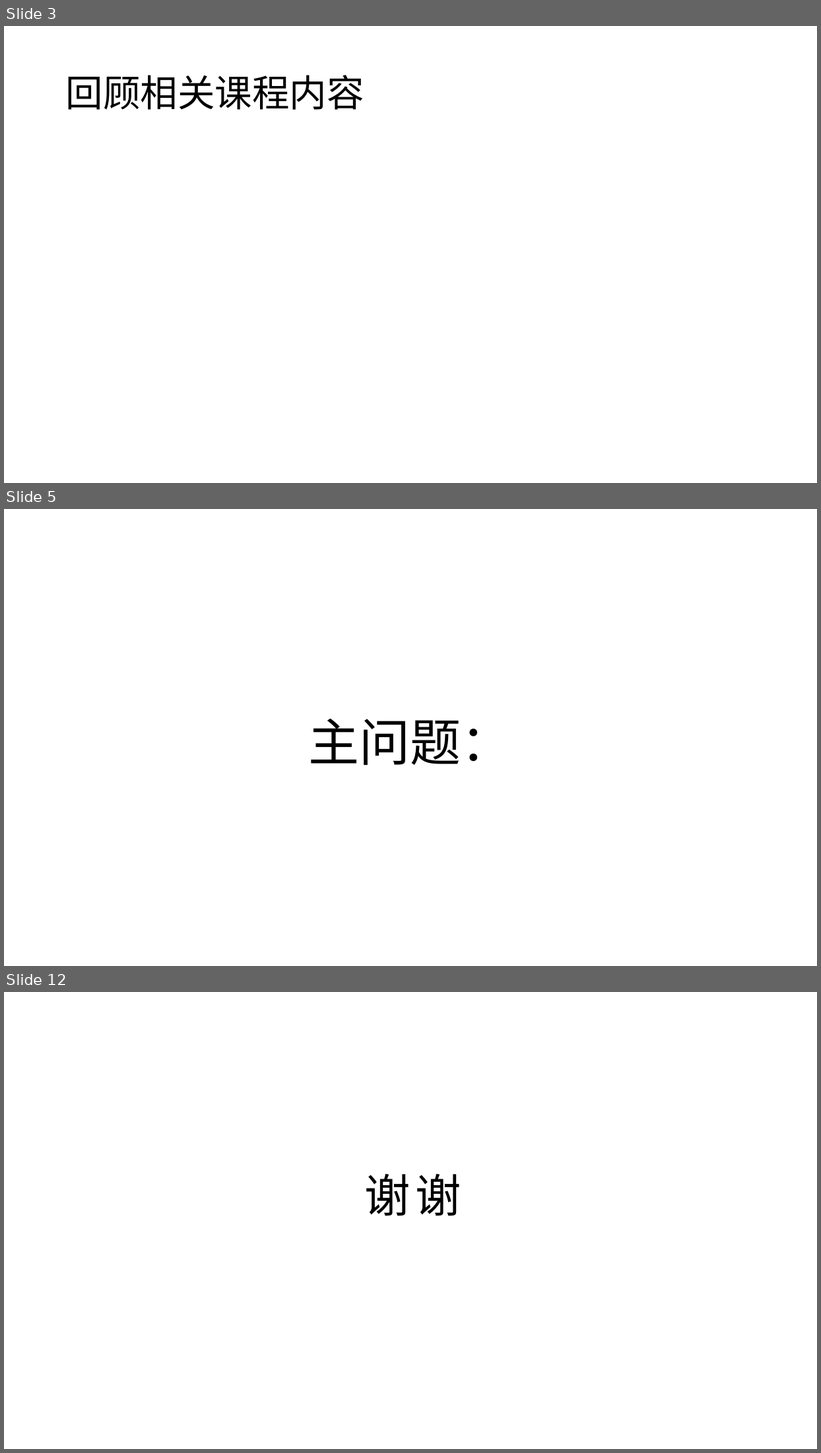
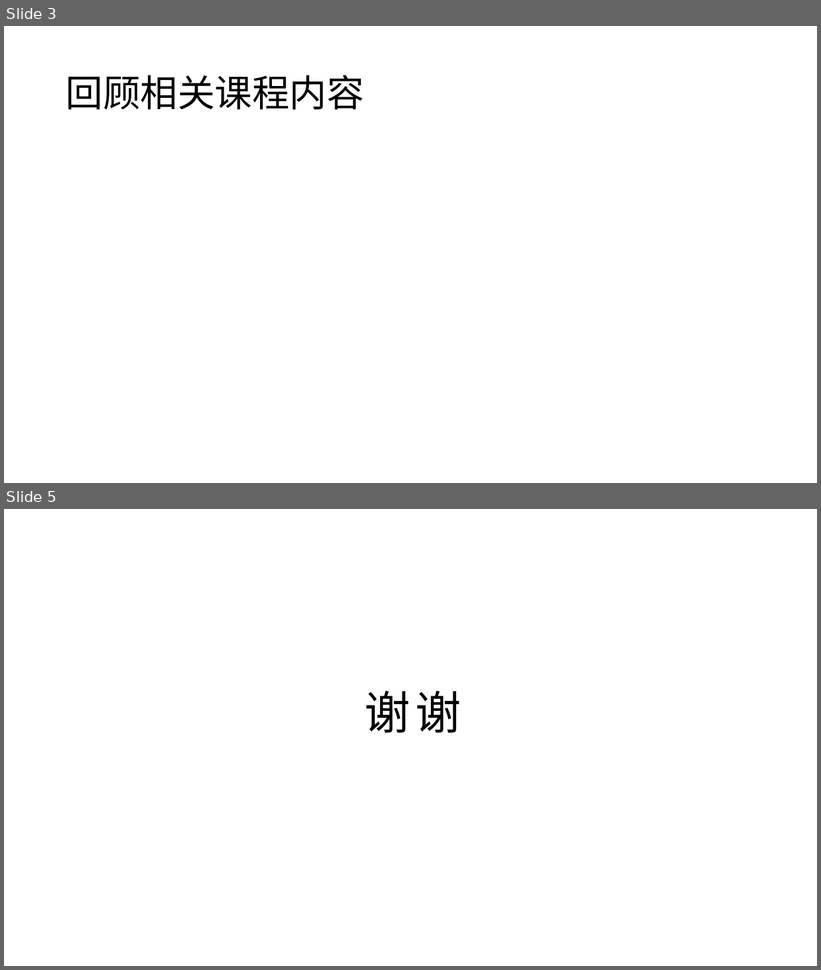
Before and after one commit to yyc-git/Course-of-Miracles, a slide deck: 模板.pptx. Shown one above the other, each under a label of ours: slides 3, 5 and 12 before the commit, slides 3 and 5 after it; the slides between them are not shown. The pictures are 821x1453 and 821x970 pixels, drawn with LibreOffice and Linux fonts; fonts in the diff are those of the drawing. Boxes give left, top, right and bottom in pixels: in the first picture for what was removed or moved away, otherwise in the second. Text is boxed around its words. In the diff, an @@ line names an element or a change of style, - is before the commit and + after.

```diff
--- a/模板.pptx
+++ b/模板.pptx
@@ slide 5 removed at box(4, 509, 817, 966), background #FFFFFF @@
@@ title removed at box(309, 718, 512, 765) @@
-主问题：
@@ what was slide 12 is now slide 5 @@
```
Also in this commit, not shown: 2 slides added, 8 other slides removed, 4 other files.
